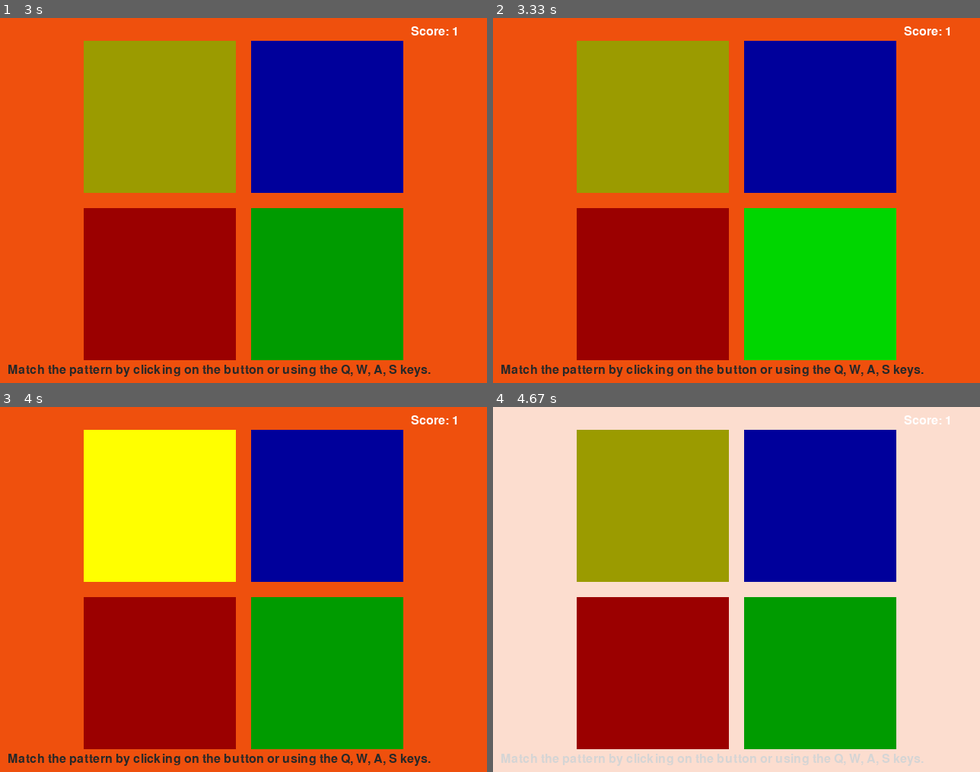
Above: before the commit, frames 1-4 (two rows, left to right).
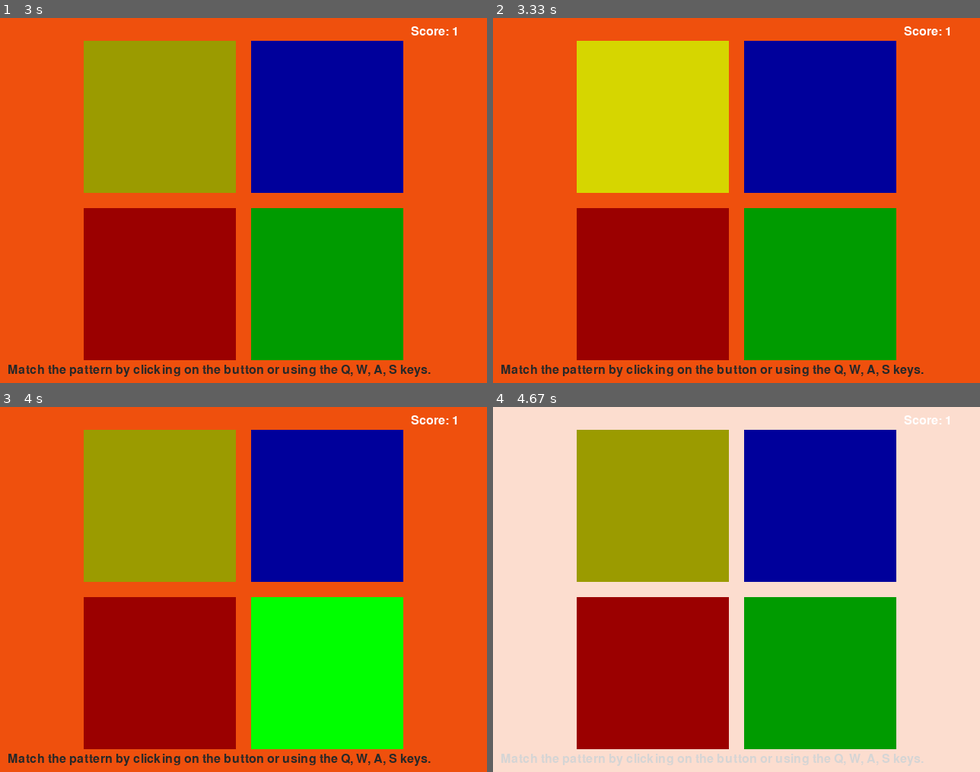
Above: after the commit, the same moments.

Repository: VasilakiG/PyGame
Game: pygame game, started from 5. Chapter/simulateLaboratory.py
Two runs of this game, one before a commit and one after it. Both use one fixed random seed, a clock stepped at 60 frames per second and the inputs below.
Inputs (mouse positions are in pixels of both pictures, inside the frame that each line leads up to):
- Up to frame 1 (3 s): hold S 1.4-1.87 s
- Up to frame 2 (3.33 s): no input
- Up to frame 3 (4 s): no input
- Up to frame 4 (4.67 s): press the mouse at (561, 578) at 4.17 s; move the mouse to (639, 629) at 4.27 s; release the mouse at (712, 684) at 4.4 s

Frame 1 is identical in both runs. In frame 2, 26% of the frame differs, in the area x 17-83%, y 6-94%; in frame 3, 26%; in frame 4, nothing differs.

Commit message:
FIX: Brought back reversed change

Diff:
--- a/5. Chapter/simulateLaboratory.py
+++ b/5. Chapter/simulateLaboratory.py
@@ -115,7 +115,7 @@
 
 
             #----------REVERSED PATTERN----------------
-            for button in (pattern):
+            for button in reversed(pattern):
             #------------------------------------------
                 flashButtonAnimation(button)
                 pygame.time.wait(FLASHDELAY)
